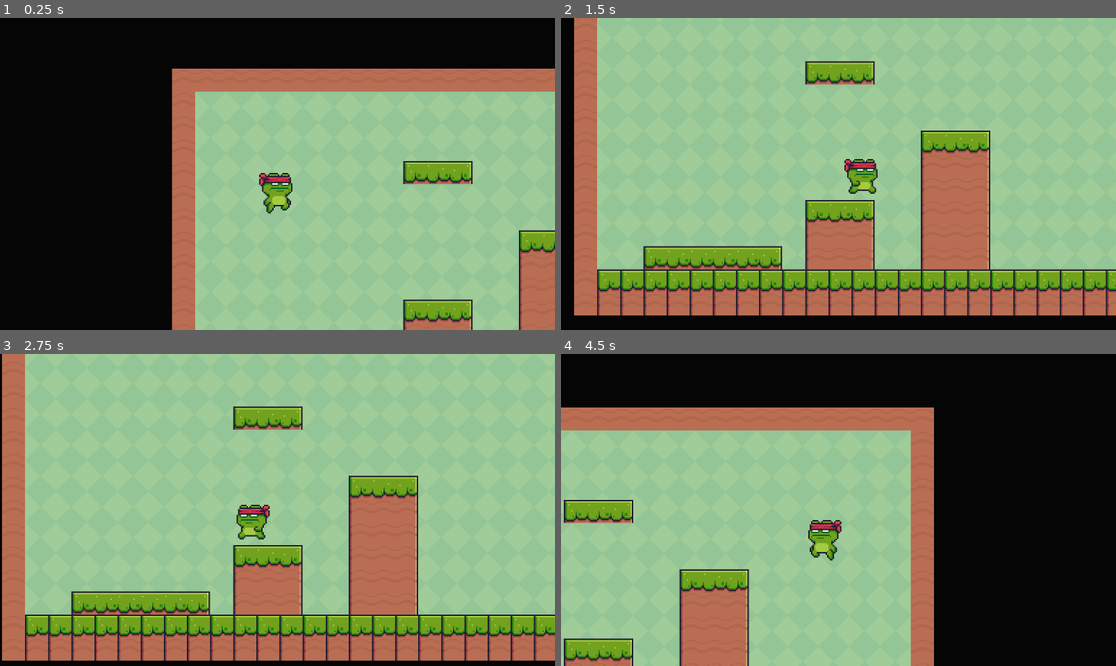
Above: before the commit, frames 1-4 (two rows, left to right).
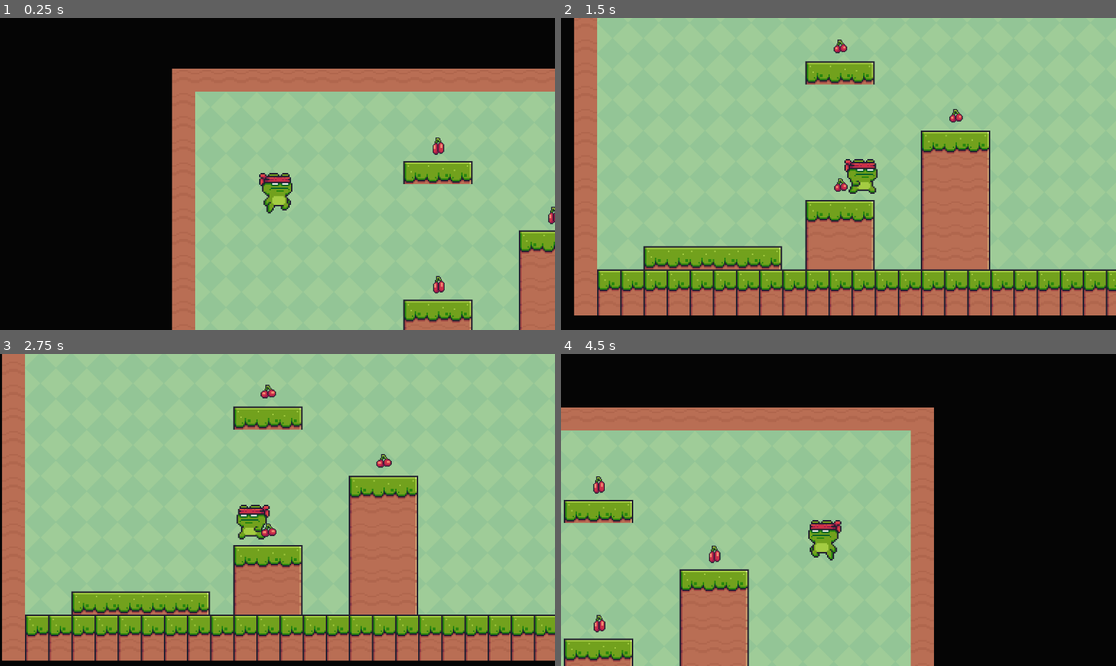
Above: after the commit, the same moments.

Repository: mrgolubeff/2D-Platformer-Game
Game: Godot game, scene res://scenes/main.tscn
Two runs of this game, one before a commit and one after it. Both use one fixed random seed, a clock stepped at 60 frames per second and the inputs below.
Inputs:
- Up to frame 1 (0.25 s): no input
- Up to frame 2 (1.5 s): hold Right (right) from 0.53 s (still down); tap Space (jump) at 0.77 s
- Up to frame 3 (2.75 s): tap Space (jump) at 1.52 s; release Right (right) at 2.03 s; hold Left (left) from 2.03 s (still down)
- Up to frame 4 (4.5 s): release Left (left) at 2.78 s; hold Right (right) 2.78-4.28 s; tap Space (jump) at 3.02, 3.77 s; hold Left (left) from 4.28 s (still down)

The runs differ from the first frame. In frame 1, 0.2% of the frame differs, in the area x 77-100%, y 38-89%; in frame 2, 0.2%; in frame 3, 0.2%; in frame 4, 0.3%, in the area x 5-29%, y 39-90%.

Commit message:
Create collectable and place some on the level

Diff:
--- /dev/null
+++ b/scenes/collectable.tscn
@@ -0,0 +1,146 @@
+[gd_scene load_steps=21 format=3 uid="uid://c3kygmxoabmsv"]
+
+[ext_resource type="Texture2D" uid="uid://cg0rbb623mr40" path="res://assets/Items/Fruits/Cherries.png" id="1_1r7k0"]
+
+[sub_resource type="AtlasTexture" id="AtlasTexture_v2vx7"]
+atlas = ExtResource("1_1r7k0")
+region = Rect2(0, 0, 32, 32)
+
+[sub_resource type="AtlasTexture" id="AtlasTexture_ddegu"]
+atlas = ExtResource("1_1r7k0")
+region = Rect2(32, 0, 32, 32)
+
+[sub_resource type="AtlasTexture" id="AtlasTexture_ppely"]
+atlas = ExtResource("1_1r7k0")
+region = Rect2(64, 0, 32, 32)
+
+[sub_resource type="AtlasTexture" id="AtlasTexture_ywbf0"]
+atlas = ExtResource("1_1r7k0")
+region = Rect2(96, 0, 32, 32)
+
+[sub_resource type="AtlasTexture" id="AtlasTexture_lauha"]
+atlas = ExtResource("1_1r7k0")
+region = Rect2(128, 0, 32, 32)
+
+[sub_resource type="AtlasTexture" id="AtlasTexture_w1s22"]
+atlas = ExtResource("1_1r7k0")
+region = Rect2(160, 0, 32, 32)
+
+[sub_resource type="AtlasTexture" id="AtlasTexture_2mwvs"]
+atlas = ExtResource("1_1r7k0")
+region = Rect2(192, 0, 32, 32)
+
+[sub_resource type="AtlasTexture" id="AtlasTexture_mginm"]
+atlas = ExtResource("1_1r7k0")
+region = Rect2(224, 0, 32, 32)
+
+[sub_resource type="AtlasTexture" id="AtlasTexture_l7p8w"]
+atlas = ExtResource("1_1r7k0")
+region = Rect2(256, 0, 32, 32)
+
+[sub_resource type="AtlasTexture" id="AtlasTexture_c5wyk"]
+atlas = ExtResource("1_1r7k0")
+region = Rect2(288, 0, 32, 32)
+
+[sub_resource type="AtlasTexture" id="AtlasTexture_ii4wf"]
+atlas = ExtResource("1_1r7k0")
+region = Rect2(320, 0, 32, 32)
+
+[sub_resource type="AtlasTexture" id="AtlasTexture_xuyun"]
+atlas = ExtResource("1_1r7k0")
+region = Rect2(352, 0, 32, 32)
+
+[sub_resource type="AtlasTexture" id="AtlasTexture_3g53m"]
+atlas = ExtResource("1_1r7k0")
+region = Rect2(384, 0, 32, 32)
+
+[sub_resource type="AtlasTexture" id="AtlasTexture_ltl6c"]
+atlas = ExtResource("1_1r7k0")
+region = Rect2(416, 0, 32, 32)
+
+[sub_resource type="AtlasTexture" id="AtlasTexture_vn2gg"]
+atlas = ExtResource("1_1r7k0")
+region = Rect2(448, 0, 32, 32)
+
+[sub_resource type="AtlasTexture" id="AtlasTexture_nxerh"]
+atlas = ExtResource("1_1r7k0")
+region = Rect2(480, 0, 32, 32)
+
+[sub_resource type="AtlasTexture" id="AtlasTexture_xliex"]
+atlas = ExtResource("1_1r7k0")
+region = Rect2(512, 0, 32, 32)
+
+[sub_resource type="SpriteFrames" id="SpriteFrames_l3ugy"]
+animations = [{
+"frames": [{
+"duration": 1.0,
+"texture": SubResource("AtlasTexture_v2vx7")
+}, {
+"duration": 1.0,
+"texture": SubResource("AtlasTexture_ddegu")
+}, {
+"duration": 1.0,
+"texture": SubResource("AtlasTexture_ppely")
+}, {
+"duration": 1.0,
+"texture": SubResource("AtlasTexture_ywbf0")
+}, {
+"duration": 1.0,
+"texture": SubResource("AtlasTexture_lauha")
+}, {
+"duration": 1.0,
+"texture": SubResource("AtlasTexture_w1s22")
+}, {
+"duration": 1.0,
+"texture": SubResource("AtlasTexture_2mwvs")
+}, {
+"duration": 1.0,
+"texture": SubResource("AtlasTexture_mginm")
+}, {
+"duration": 1.0,
+"texture": SubResource("AtlasTexture_l7p8w")
+}, {
+"duration": 1.0,
+"texture": SubResource("AtlasTexture_c5wyk")
+}, {
+"duration": 1.0,
+"texture": SubResource("AtlasTexture_ii4wf")
+}, {
+"duration": 1.0,
+"texture": SubResource("AtlasTexture_xuyun")
+}, {
+"duration": 1.0,
+"texture": SubResource("AtlasTexture_3g53m")
+}, {
+"duration": 1.0,
+"texture": SubResource("AtlasTexture_ltl6c")
+}, {
+"duration": 1.0,
+"texture": SubResource("AtlasTexture_vn2gg")
+}, {
+"duration": 1.0,
+"texture": SubResource("AtlasTexture_nxerh")
+}, {
+"duration": 1.0,
+"texture": SubResource("AtlasTexture_xliex")
+}],
+"loop": true,
+"name": &"default",
+"speed": 24.0
+}]
+
+[sub_resource type="CircleShape2D" id="CircleShape2D_ft3ut"]
+radius = 14.0
+
+[node name="Collectable" type="Area2D"]
+
+[node name="AnimatedSprite2D" type="AnimatedSprite2D" parent="."]
+texture_filter = 1
+scale = Vector2(2, 2)
+sprite_frames = SubResource("SpriteFrames_l3ugy")
+autoplay = "default"
+frame_progress = 0.694616
+
+[node name="CollisionShape2D" type="CollisionShape2D" parent="."]
+scale = Vector2(1.3, 1.3)
+shape = SubResource("CircleShape2D_ft3ut")
--- a/scenes/main.tscn
+++ b/scenes/main.tscn
@@ -1,8 +1,9 @@
-[gd_scene load_steps=6 format=3 uid="uid://dlpgg86l385k5"]
+[gd_scene load_steps=7 format=3 uid="uid://dlpgg86l385k5"]
 
 [ext_resource type="Texture2D" uid="uid://dw844pgpu1tol" path="res://assets/Background/Green.png" id="1_q77l0"]
 [ext_resource type="Texture2D" uid="uid://b01f3t2roij0b" path="res://assets/Terrain/Terrain (16x16).png" id="2_ftpgt"]
 [ext_resource type="PackedScene" uid="uid://tmhypi6mcp7k" path="res://scenes/main_character.tscn" id="3_wjxgb"]
+[ext_resource type="PackedScene" uid="uid://c3kygmxoabmsv" path="res://scenes/collectable.tscn" id="4_aqu4j"]
 
 [sub_resource type="TileSetAtlasSource" id="TileSetAtlasSource_pdvet"]
 texture = ExtResource("2_ftpgt")
@@ -481,3 +482,12 @@
 position = Vector2(38, 47)
 position_smoothing_enabled = true
 position_smoothing_speed = 7.0
+
+[node name="Collectable" parent="." instance=ExtResource("4_aqu4j")]
+position = Vector2(506, 401)
+
+[node name="Collectable2" parent="." instance=ExtResource("4_aqu4j")]
+position = Vector2(745, 257)
+
+[node name="Collectable3" parent="." instance=ExtResource("4_aqu4j")]
+position = Vector2(505, 113)
